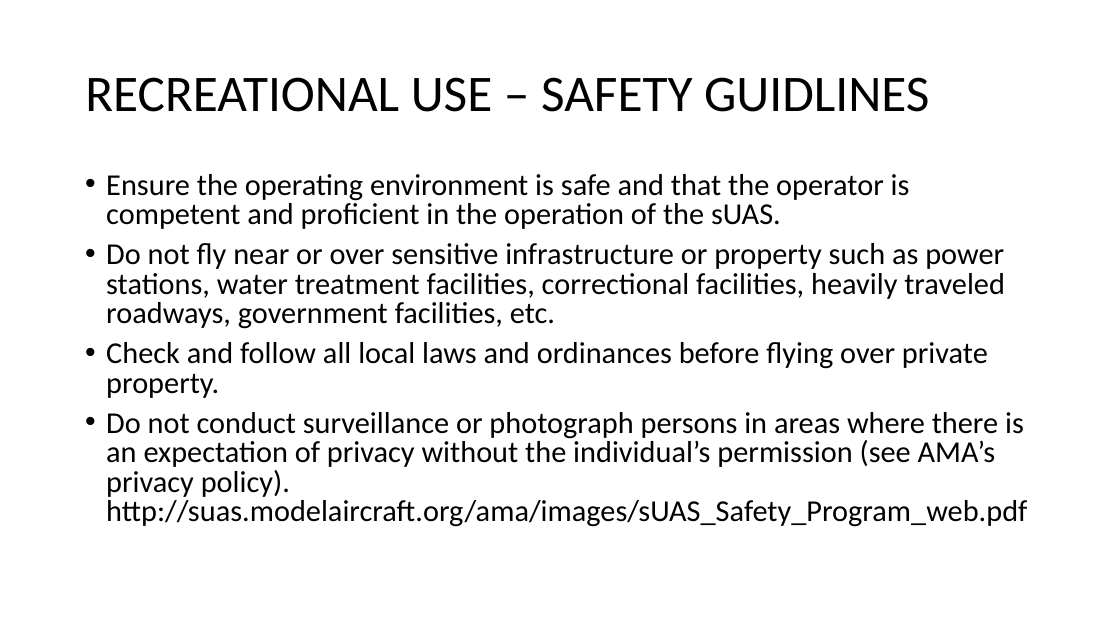
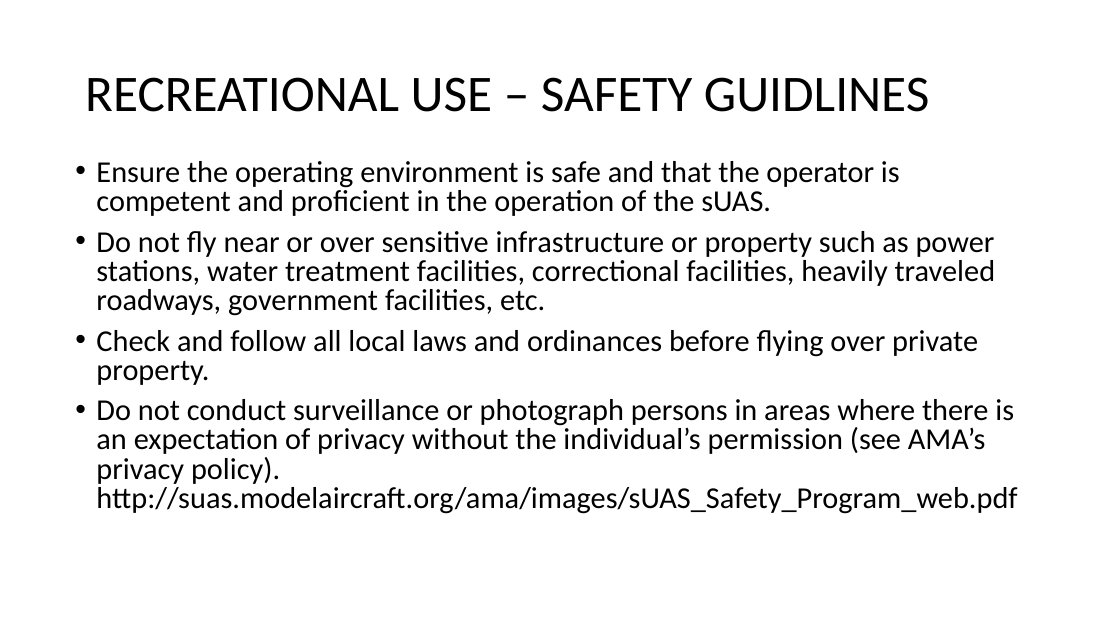
Before and after one commit to ncsu-geoforall-lab/uav-lidar-analytics-course, a slide deck: slide 5 of lectures/rules.ppt. Drawn at 1120x630 pixels with LibreOffice and Linux fonts; fonts in the diff are those of the drawing. Boxes give left, top, right and bottom in pixels: in the first picture for what was removed or moved away, otherwise in the second. Text is boxed around its words. In the diff, an @@ line names an element or a change of style, - is before the commit and + after.

```diff
--- a/lectures/rules.ppt
+++ b/lectures/rules.ppt
@@ text "Ensure the operating environment is ..." moved from (x1=106, y1=174, x2=1027, y2=527) to (x1=96, y1=161, x2=1017, y2=514) @@
```
Also in this commit, not shown: 10 other slides changed, 2 slides added, 11 other files.
